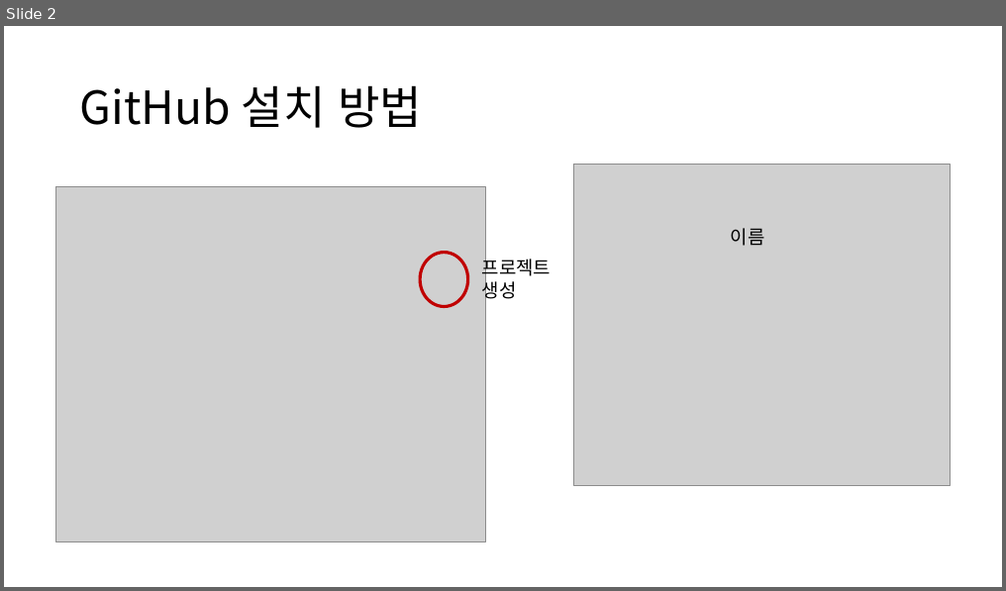
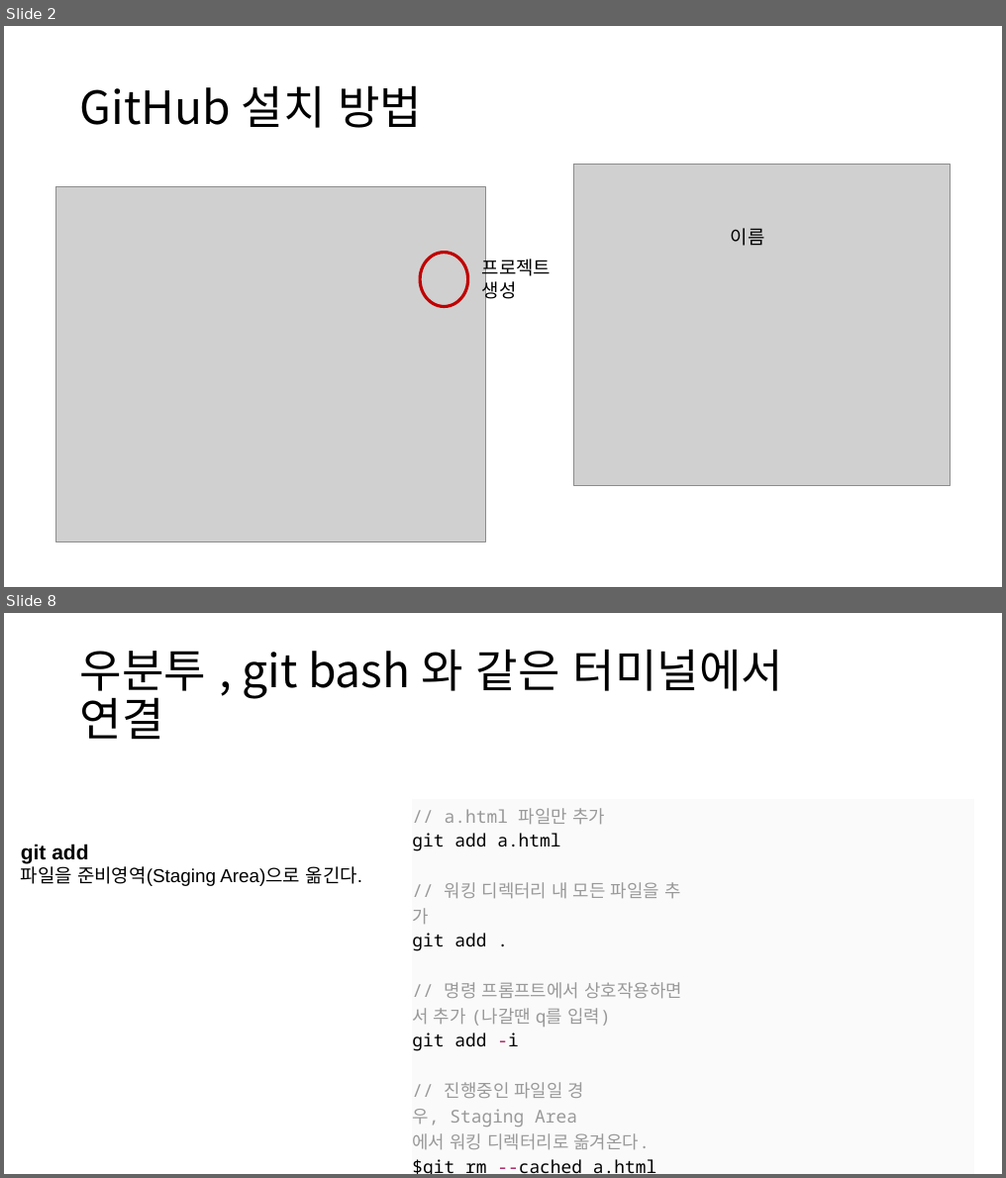
Before and after one commit to comettlee/My_study, a slide deck: Github.pptx. Shown one above the other, each under a label of ours: slide 2 before the commit, slides 2 and 8 after it; the slides between them are not shown. The pictures are 1006x591 and 1006x1178 pixels, drawn with LibreOffice and Linux fonts; fonts in the diff are those of the drawing; grey boxes stand for pictures. Boxes give left, top, right and bottom in pixels: in the first picture for what was removed or moved away, otherwise in the second. Text is boxed around its words. In the diff, an @@ line names an element or a change of style, - is before the commit and + after.

Commit message:
2019.06.17 Github 연결 방법 , AWS 웹서버 구축 하기

```diff
--- a/Github.pptx
+++ b/Github.pptx
@@ slide 8 added at <box>4,613,1002,1174</box>, background #FFFFFF @@
@@ title added at <box>80,649,783,740</box>, 44 pt, text #000000 @@
+우분투 , git bash 와 같은 터미널에서
+연결
@@ table added at <box>413,799,976,1174</box>, 1 rows, 2 columns @@
+// a.html 파일만 추가 / git add a.html / // 워킹 디렉터리 내 모든 파일을 추가 / git add . / // 명령 프롬프트에서 상호작용하면서 추가 (나갈땐 q를 입력) / git add -i / // 진행중인 파일일 경우, Staging Area에서 워킹 디렉터리로 옮겨온다. / $git rm --cached a.html / $git rm -r --cached . | cs
@@ text added at <box>21,844,362,886</box>, 18 pt, text #000000 @@
+git add
+파일을 준비영역(Staging Area)으로 옮긴다.
```
Also in this commit, not shown: 1 slide changed, 9 other slides added, 1 other file.
